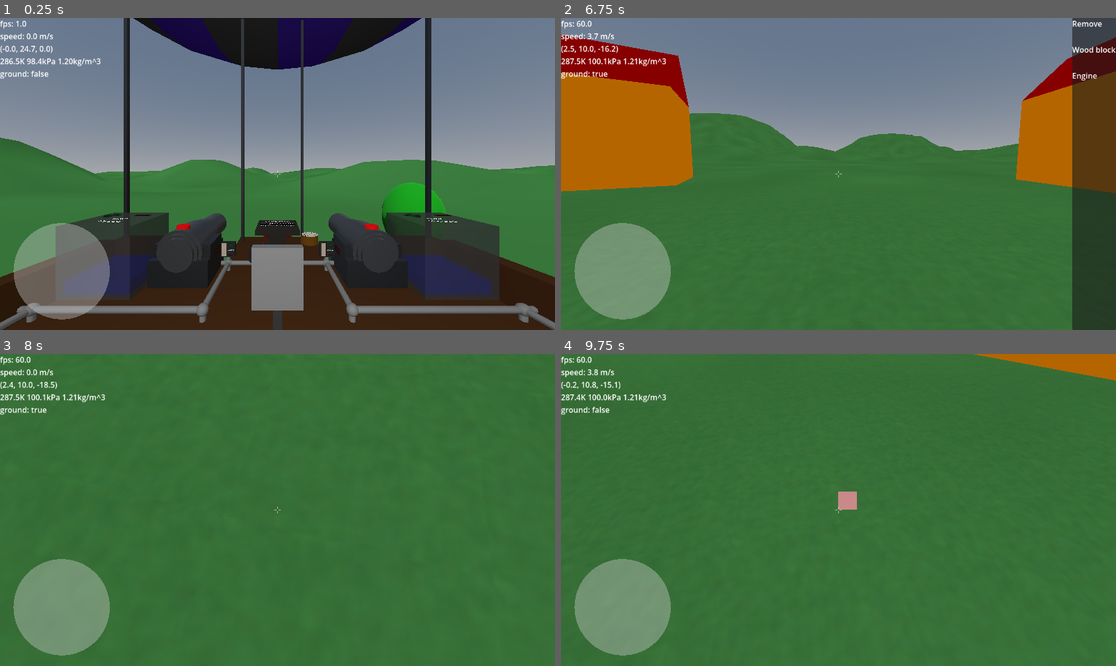
Above: before the commit, frames 1-4 (two rows, left to right).
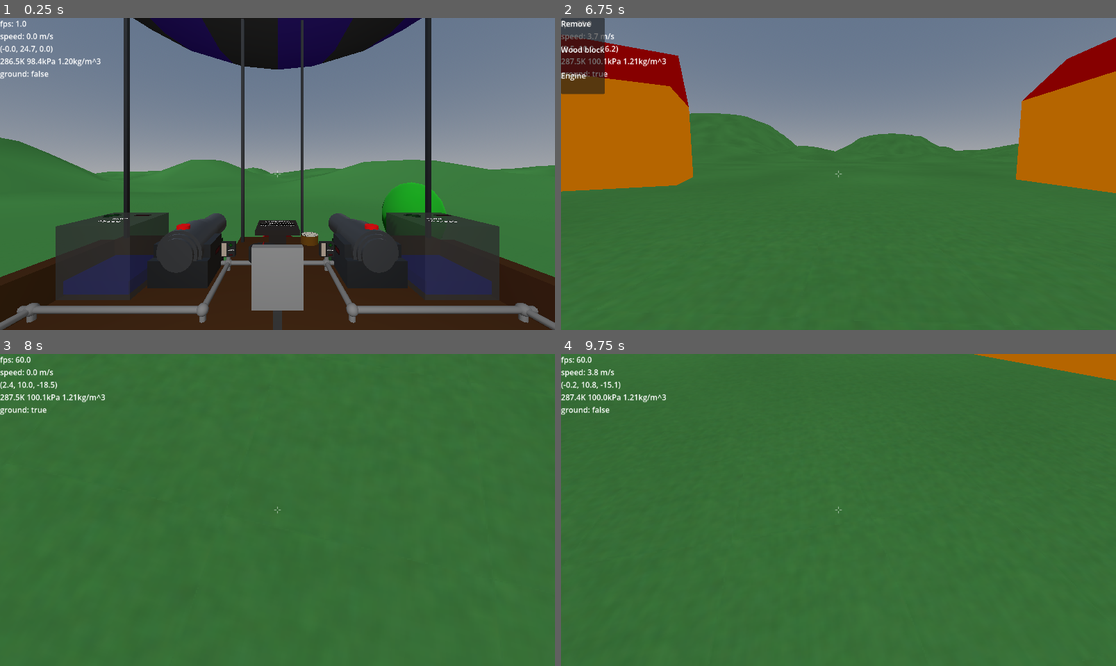
Above: after the commit, the same moments.

Repository: jmdejong/airships
Game: Godot game, scene res://scenes/world.tscn
The game is run twice, just before and just after one commit, with the same random seed, the same clock (stepped at 60 frames per second) and the same inputs.
Inputs (mouse positions are in pixels of both pictures, inside the frame that each line leads up to):
- Up to frame 1 (0.25 s): no input
- Up to frame 2 (6.75 s): move the mouse to (960, 158) at 0.52 s; hold D (right) 0.53-1.28 s; click (960, 158) at 0.6 s; move the mouse to (810, 174) at 1.27 s; hold W (forwards) 1.28-5.78 s; tap X (detach) at 1.35 s; move the mouse to (849, 167) at 2.02 s; tap R (reel_in) at 2.1 s; move the mouse to (832, 180) at 2.77 s; tap Mouse wheel down (rotate_left) at 2.85 s; click (832, 180) at 2.92 s; move the mouse to (877, 177) at 3.52 s; hold Shift (rotate_pitch) 3.53-4.28 s; move the mouse to (794, 170) at 4.27 s; tap Mouse wheel up (rotate_right) at 4.35 s; move the mouse to (844, 174) at 5.02 s; hold Alt (rotate_roll) 5.03-5.78 s; click (844, 174) at 5.17 s; move the mouse to (816, 167) at 5.77 s; hold D (right) 5.78-6.53 s; tap P (switch_render) at 5.85 s; move the mouse to (866, 174) at 6.52 s; hold W (forwards) from 6.53 s (still down); tap B (toggle_build) at 6.6 s
- Up to frame 3 (8 s): release W (forwards) at 7.25 s; drag from (532, 391) to (249, 572) at 7.27 s
- Up to frame 4 (9.75 s): tap Enter at 8 s; move the mouse to (849, 503) at 8.02 s; hold W (forwards) 8.03-8.78 s; click (849, 503) at 8.1 s; move the mouse to (832, 516) at 8.77 s; hold A (left) 8.78-9.53 s; tap X (detach) at 8.85 s; tap Space (stand_up) at 9.5 s; move the mouse to (877, 513) at 9.52 s; hold W (forwards) from 9.53 s (still down); tap R (reel_in) at 9.6 s; click (877, 513) at 9.67 s

The runs differ from the first frame. In frame 1, 4.2% of the frame differs, in the area x 2-20%, y 65-97%; in frame 2, 14%, in the area x 0-100%, y 0-100%; in frame 3, 4.2%; in frame 4, 4.4%.

Commit message:
refactor build tab

Diff:
--- a/code/build_tab.gd
+++ b/code/build_tab.gd
@@ -1,4 +1,4 @@
-extends CanvasLayer
+extends Control
 
 
 signal select_remove
--- a/scenes/build_tab.tscn
+++ b/scenes/build_tab.tscn
@@ -1,12 +1,9 @@
-[gd_scene load_steps=3 format=3 uid="uid://yrqwva1k2mo1"]
+[gd_scene format=3 uid="uid://yrqwva1k2mo1"]
 
 [ext_resource type="Script" uid="uid://cfsxknagvrr2v" path="res://code/build_tab.gd" id="1_h025f"]
 [ext_resource type="Script" uid="uid://bwgdnm1xngtk0" path="res://code/select_build.gd" id="3_0pqg7"]
 
-[node name="BuildTab" type="CanvasLayer"]
-script = ExtResource("1_h025f")
-
-[node name="PanelContainer" type="PanelContainer" parent="."]
+[node name="BuildTab" type="PanelContainer" unique_id=835920371]
 anchors_preset = 11
 anchor_left = 1.0
 anchor_right = 1.0
@@ -14,37 +11,38 @@
 offset_left = -91.0
 grow_horizontal = 0
 grow_vertical = 2
+script = ExtResource("1_h025f")
 
-[node name="VBoxContainer" type="VBoxContainer" parent="PanelContainer"]
+[node name="VBoxContainer" type="VBoxContainer" parent="." unique_id=1195636697]
 layout_mode = 2
 
-[node name="Remove" type="Container" parent="PanelContainer/VBoxContainer"]
+[node name="Remove" type="Control" parent="VBoxContainer" unique_id=103327791]
 custom_minimum_size = Vector2(50, 50)
 layout_mode = 2
 
-[node name="Label" type="Label" parent="PanelContainer/VBoxContainer/Remove"]
-layout_mode = 2
+[node name="Label" type="Label" parent="VBoxContainer/Remove" unique_id=1660846049]
+layout_mode = 0
 text = "Remove"
 
-[node name="Woodblock" type="Container" parent="PanelContainer/VBoxContainer"]
+[node name="Woodblock" type="Control" parent="VBoxContainer" unique_id=472145183]
 custom_minimum_size = Vector2(50, 50)
 layout_mode = 2
 script = ExtResource("3_0pqg7")
 
-[node name="Label" type="Label" parent="PanelContainer/VBoxContainer/Woodblock"]
-layout_mode = 2
+[node name="Label" type="Label" parent="VBoxContainer/Woodblock" unique_id=1956969519]
+layout_mode = 0
 text = "Wood block"
 
-[node name="EngineHor" type="Container" parent="PanelContainer/VBoxContainer"]
+[node name="EngineHor" type="Control" parent="VBoxContainer" unique_id=515407698]
 custom_minimum_size = Vector2(50, 50)
 layout_mode = 2
 script = ExtResource("3_0pqg7")
 component = 1
 
-[node name="Label" type="Label" parent="PanelContainer/VBoxContainer/EngineHor"]
-layout_mode = 2
+[node name="Label" type="Label" parent="VBoxContainer/EngineHor" unique_id=731311228]
+layout_mode = 0
 text = "Engine"
 
-[connection signal="gui_input" from="PanelContainer/VBoxContainer/Remove" to="." method="_on_remove_gui_input"]
-[connection signal="gui_input" from="PanelContainer/VBoxContainer/Woodblock" to="PanelContainer/VBoxContainer/Woodblock" method="_on_gui_input"]
-[connection signal="gui_input" from="PanelContainer/VBoxContainer/EngineHor" to="PanelContainer/VBoxContainer/EngineHor" method="_on_gui_input"]
+[connection signal="gui_input" from="VBoxContainer/Remove" to="." method="_on_remove_gui_input"]
+[connection signal="gui_input" from="VBoxContainer/Woodblock" to="VBoxContainer/Woodblock" method="_on_gui_input"]
+[connection signal="gui_input" from="VBoxContainer/EngineHor" to="VBoxContainer/EngineHor" method="_on_gui_input"]
--- a/scenes/player.tscn
+++ b/scenes/player.tscn
@@ -179,8 +179,11 @@
 [node name="BuildTab" parent="UI" unique_id=2040459377 instance=ExtResource("3_dqkch")]
 unique_name_in_owner = true
 visible = false
+layout_mode = 0
+anchors_preset = 0
 
 [node name="TouchUi" type="Control" parent="UI" unique_id=2102917923]
+visible = false
 layout_mode = 1
 anchors_preset = 15
 anchor_right = 1.0
